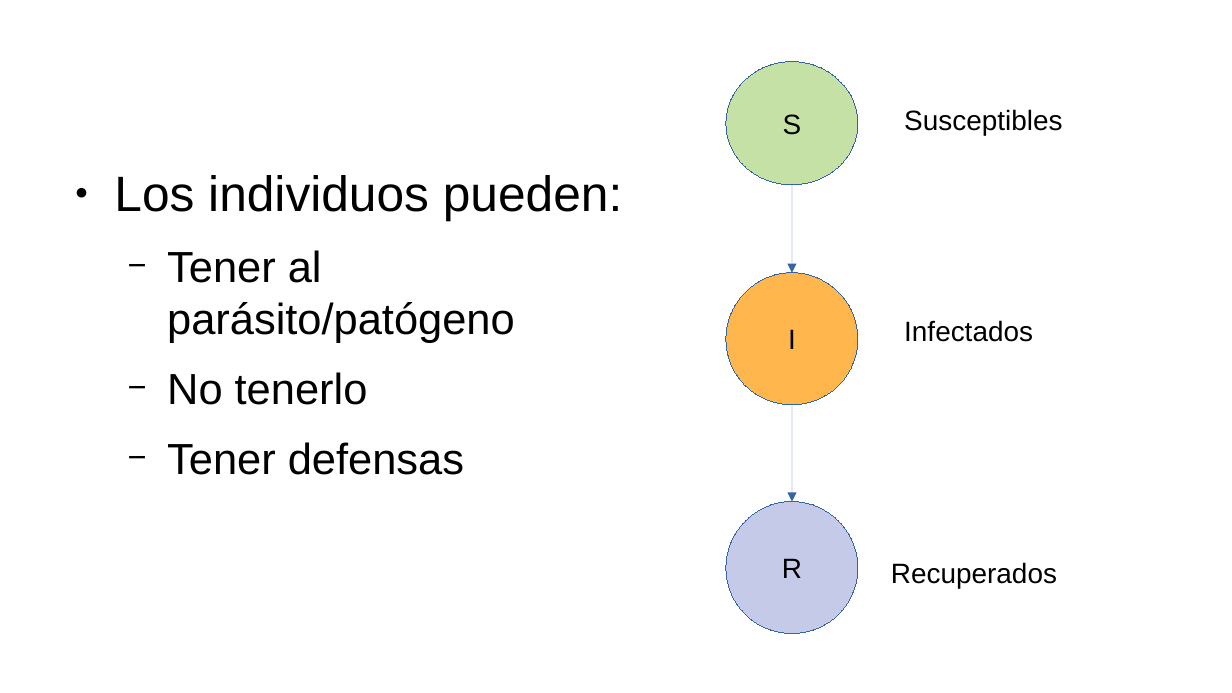
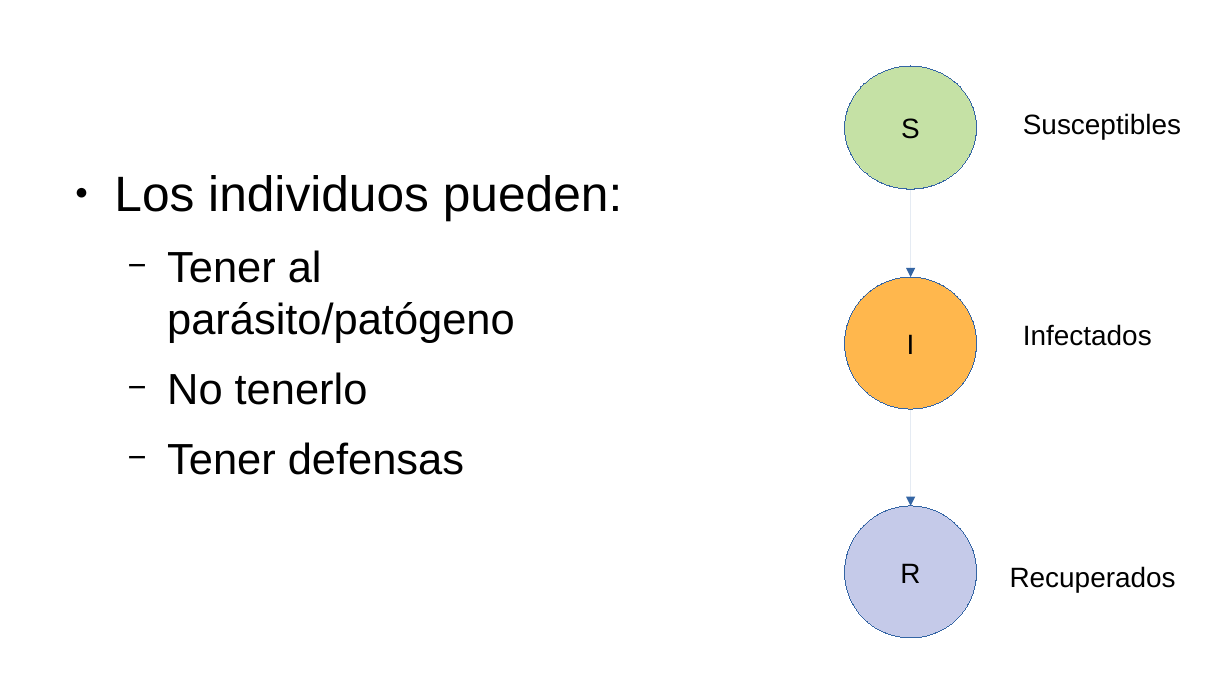
Before and after one commit to gerardommc/Ecologia-Teorica, a slide deck: slide 8 of Modelos-epi.odp. Drawn at 1232x693 pixels with LibreOffice and Linux fonts; fonts in the diff are those of the drawing. Boxes give left, top, right and bottom in pixels: in the first picture for what was removed or moved away, otherwise in the second. Text is boxed around its words. In the diff, an @@ line names an element or a change of style, - is before the commit and + after.

```diff
--- a/Modelos-epi.odp
+++ b/Modelos-epi.odp
@@ 3 ellipses, 3 texts, 2 arrows: place and size @@
-3 ellipses, 3 texts, 2 arrows at <box>727,61,1062,634</box>
+3 ellipses, 3 texts, 2 arrows at <box>845,66,1181,638</box>
```
Also in this commit, not shown: 5 other slides changed, 11 slides added, 6 other files.
